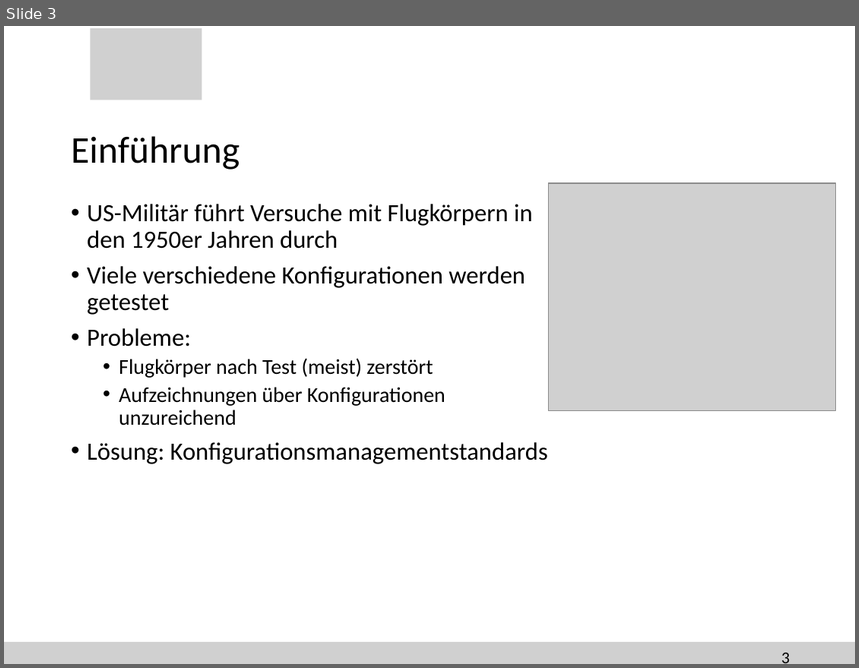
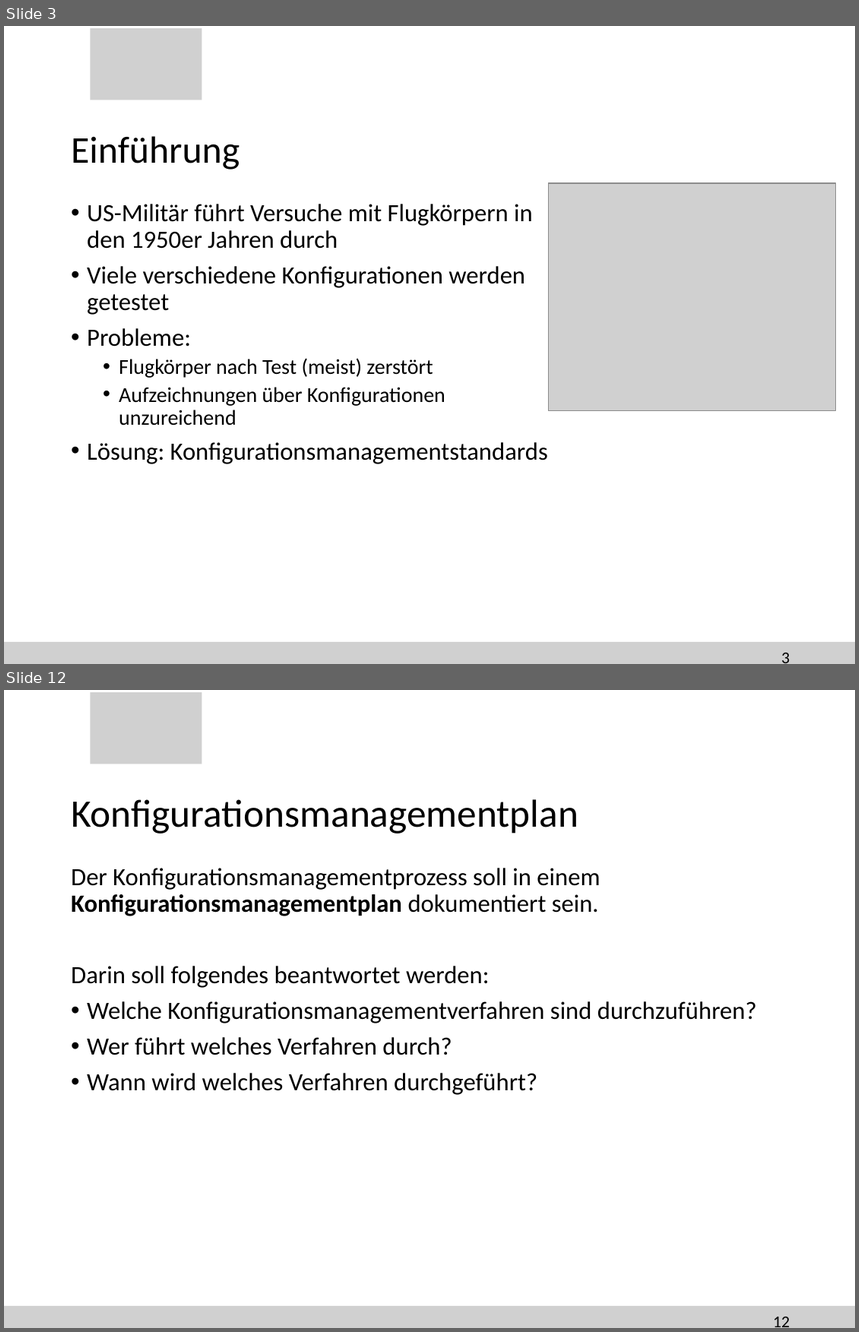
Before and after one commit to SteiMi/swm-seminar, a slide deck: Präsentation/seminar.pptx. Shown one above the other, each under a label of ours: slide 3 before the commit, slides 3 and 12 after it; the slides between them are not shown. The pictures are 859x668 and 859x1332 pixels, drawn with LibreOffice and Linux fonts; fonts in the diff are those of the drawing; grey boxes stand for pictures; background and template pictures are left out. Boxes give left, top, right and bottom in pixels: in the first picture for what was removed or moved away, otherwise in the second. Text is boxed around its words. In the diff, an @@ line names an element or a change of style, - is before the commit and + after.

```diff
--- a/Präsentation/seminar.pptx
+++ b/Präsentation/seminar.pptx
@@ slide 12 added at (4,690,855,1328), background #FFFFFF; not listed: 2 template elements that a slide beside it also shows @@
@@ title added at (71,799,579,834), 33 pt, text #000000 @@
+Konfigurationsmanagementplan
@@ text added at (71,868,757,1095), 21 pt, text #000000 @@
+Der Konfigurationsmanagementprozess soll in einem Konfigurationsmanagementplan dokumentiert sein.
+Darin soll folgendes beantwortet werden:
+• Welche Konfigurationsmanagementverfahren sind durchzuführen?
+• Wer führt welches Verfahren durch?
+• Wann wird welches Verfahren durchgeführt?
@@ page number added at (773,1317,790,1328), 14 pt, text #000000 @@
+12
```
Also in this commit, not shown: 1 slide changed, 10 other slides added.
